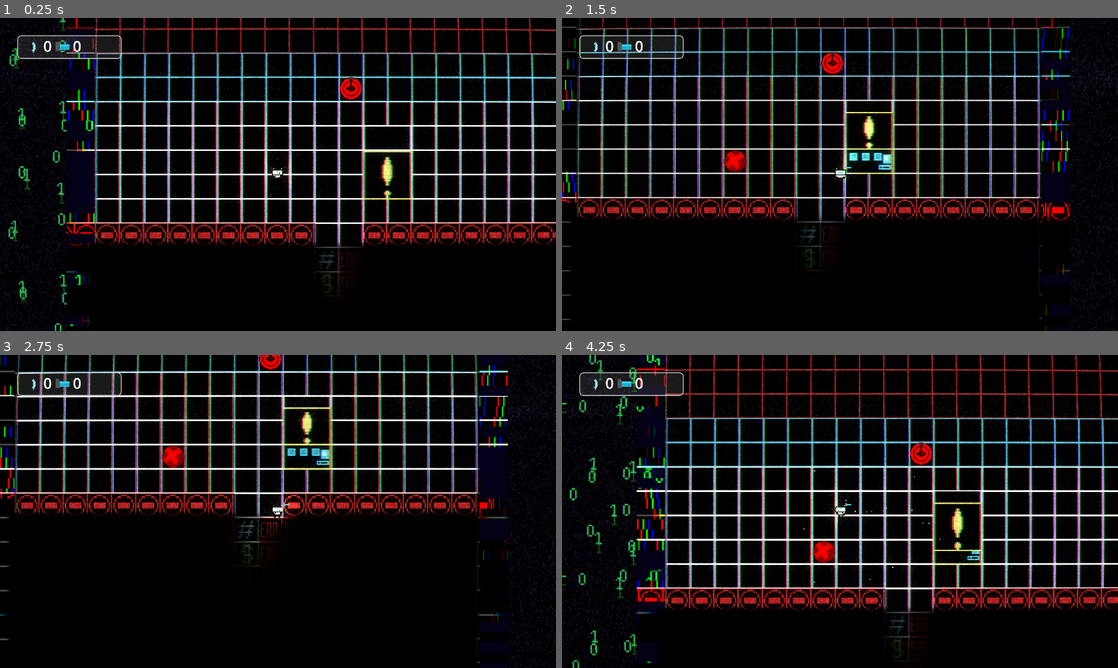
Above: before the commit, frames 1-4 (two rows, left to right).
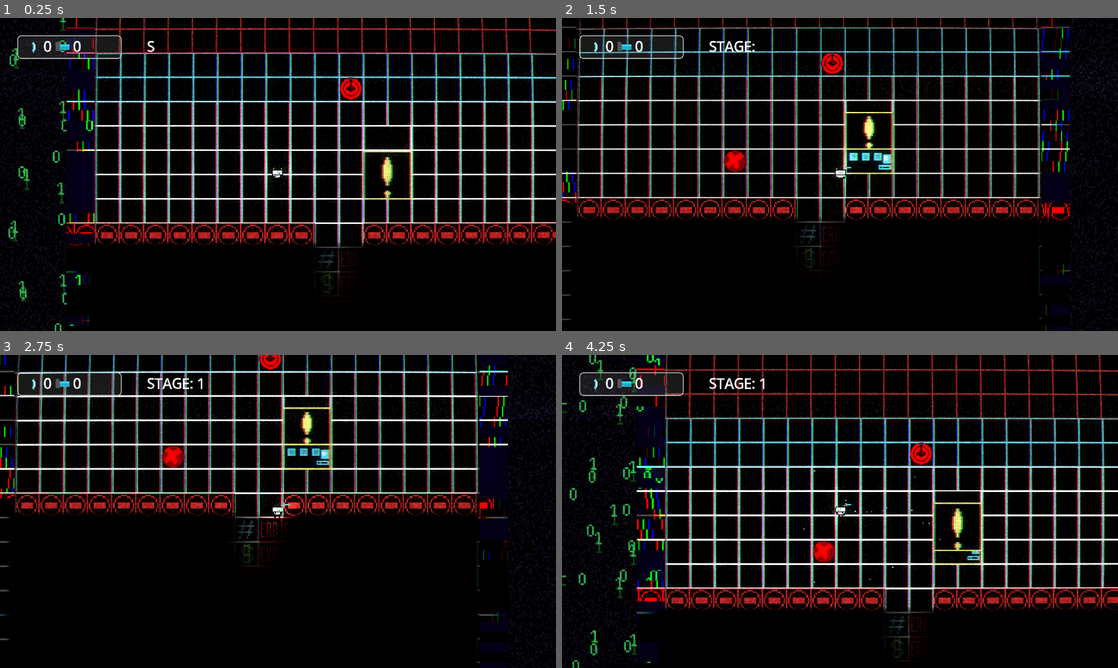
Above: after the commit, the same moments.

Repository: LexMalch/DebagerNew
Game: Godot game, scene res://scene/main/main.tscn
Two runs of this game, one before a commit and one after it. Both use one fixed random seed, a clock stepped at 60 frames per second and the inputs below.
Inputs (mouse positions are in pixels of both pictures, inside the frame that each line leads up to):
- Up to frame 1 (0.25 s): no input
- Up to frame 2 (1.5 s): move the mouse to (962, 158) at 0.52 s; hold D (right) 0.53-1.28 s; hold 3 (build_mode) 0.53-1.28 s; move the mouse to (728, 190) at 1.27 s; hold S (down) from 1.28 s (still down); tap 1 (dig_mode) at 1.35 s
- Up to frame 3 (2.75 s): move the mouse to (333, 442) at 2.02 s; release S (down) at 2.03 s; hold D (right) from 2.03 s (still down); tap E (interact) at 2.1 s
- Up to frame 4 (4.25 s): move the mouse to (812, 574) at 2.77 s; release D (right) at 2.78 s; hold W (up) 2.78-3.53 s; click (812, 574) at 2.85 s; move the mouse to (1006, 558) at 3.52 s; hold A (left) from 3.53 s (still down); hold Right mouse button (rmb) from 3.53 s (still down)

The runs differ from the first frame. In frame 1, 3.5% of the frame differs, in the area x 0-100%, y 0-100%; in frame 2, 2.8%; in frame 3, 2.7%; in frame 4, 4.2%.

Commit message:
sdfgsdfg

Diff:
--- a/globals.gd
+++ b/globals.gd
@@ -5,6 +5,7 @@
 var busy_plase = []
 var turret_damage= 1
 var digging_speed = 1
+var stage = 0
 
 func restart_game():
 	dollors = 0
@@ -13,3 +14,4 @@
 	turret_damage= 1
 	busy_plase = []
 	digging_speed = 1
+	stage = 0
--- a/scene/feeler/feeler.tscn
+++ b/scene/feeler/feeler.tscn
@@ -97,19 +97,13 @@
 }]
 
 [sub_resource type="RectangleShape2D" id="RectangleShape2D_sia5j"]
-size = Vector2(16, 16)
-
-[sub_resource type="RectangleShape2D" id="RectangleShape2D_tl24g"]
-size = Vector2(32, 32)
+size = Vector2(16, 17)
 
 [sub_resource type="RectangleShape2D" id="RectangleShape2D_p5h41"]
 
-[sub_resource type="CircleShape2D" id="CircleShape2D_b1ju3"]
-radius = 96.0052
-
-[node name="Feeler" type="StaticBody2D" groups=["ally"]]
+[node name="Feeler" type="StaticBody2D" groups=["ally", "feeler"]]
 collision_layer = 2
-collision_mask = 0
+collision_mask = 2
 script = ExtResource("1_p5h41")
 
 [node name="Sprite" type="AnimatedSprite2D" parent="."]
@@ -122,17 +116,11 @@
 texture = ExtResource("22_tl24g")
 
 [node name="Build_collision" type="CollisionShape2D" parent="."]
+position = Vector2(0, -0.5)
 shape = SubResource("RectangleShape2D_sia5j")
 
-[node name="Placement_area" type="Area2D" parent="."]
-position = Vector2(0, -8)
-
-[node name="CollisionShape2D" type="CollisionShape2D" parent="Placement_area"]
-position = Vector2(0, 8)
-shape = SubResource("RectangleShape2D_tl24g")
-debug_color = Color(0.258424, 0.634363, 0, 0.42)
-
 [node name="Feeler_area" type="Area2D" parent="."]
+visible = false
 position = Vector2(0, -8)
 
 [node name="CollisionShape2D" type="CollisionShape2D" parent="Feeler_area"]
@@ -140,13 +128,5 @@
 scale = Vector2(1.48, 1.48)
 shape = SubResource("RectangleShape2D_p5h41")
 
-[node name="Connection_area" type="Area2D" parent="."]
-position = Vector2(0, -8)
-collision_layer = 0
-
-[node name="CollisionShape2D" type="CollisionShape2D" parent="Connection_area"]
-position = Vector2(0, 8)
-shape = SubResource("CircleShape2D_b1ju3")
-
 [connection signal="body_entered" from="Feeler_area" to="." method="_on_feeler_area_body_entered"]
 [connection signal="body_exited" from="Feeler_area" to="." method="_on_feeler_area_body_exited"]
--- a/scene/main/cave.gd
+++ b/scene/main/cave.gd
@@ -1,20 +1,28 @@
 extends TileMapLayer
 var damaged_tiles = {}
 var coins_scene = load("res://scene/coins/coins.tscn")
-signal popa
+
 
 func feeler_placed(coords):
 	var place = local_to_map(to_local(coords))
 	for i in range(1,5):
-		%floor.set_cell(place+Vector2i(0,-i), 0,Vector2i(1,0),0)
-		%floor.set_cell(place+Vector2i(0,+i), 0,Vector2i(1,0),0)
-		%floor.set_cell(place+Vector2i(i,0), 0,Vector2i(1,0),0)
-		%floor.set_cell(place+Vector2i(-i,0), 0,Vector2i(1,0),0)
+		if %floor.get_cell_atlas_coords(place+Vector2i(0,-i)) == Vector2i(1,1):
+			%floor.set_cell(place+Vector2i(0,-i), 0,Vector2i(1,0),0)
+		if %floor.get_cell_atlas_coords(place+Vector2i(0,+i)) == Vector2i(1,1):
+			%floor.set_cell(place+Vector2i(0,+i), 0,Vector2i(1,0),0)
+		if %floor.get_cell_atlas_coords(place+Vector2i(i,0)) == Vector2i(1,1):
+			%floor.set_cell(place+Vector2i(i,0), 0,Vector2i(1,0),0)
+		if %floor.get_cell_atlas_coords(place+Vector2i(-i,0)) == Vector2i(1,1):
+			%floor.set_cell(place+Vector2i(-i,0), 0,Vector2i(1,0),0)
 		await get_tree().create_timer(0.1).timeout
-	%floor.set_cell(place+Vector2i(1,1), 0,Vector2i(1,0),0)
-	%floor.set_cell(place+Vector2i(-1,-1), 0,Vector2i(1,0),0)
-	%floor.set_cell(place+Vector2i(-1,1), 0,Vector2i(1,0),0)
-	%floor.set_cell(place+Vector2i(1,-1), 0,Vector2i(1,0),0)
+	if %floor.get_cell_atlas_coords(place+Vector2i(1,1)) == Vector2i(1,1):
+		%floor.set_cell(place+Vector2i(1,1), 0,Vector2i(1,0),0)
+	if %floor.get_cell_atlas_coords(place+Vector2i(-1,-1)) == Vector2i(1,1):
+		%floor.set_cell(place+Vector2i(-1,-1), 0,Vector2i(1,0),0)
+	if %floor.get_cell_atlas_coords(place+Vector2i(-1,1)) == Vector2i(1,1):
+		%floor.set_cell(place+Vector2i(-1,1), 0,Vector2i(1,0),0)
+	if %floor.get_cell_atlas_coords(place+Vector2i(1,-1)) == Vector2i(1,1):
+		%floor.set_cell(place+Vector2i(1,-1), 0,Vector2i(1,0),0)
 
 
 
--- a/scene/main/main.tscn
+++ b/scene/main/main.tscn
@@ -1,11 +1,13 @@
-[gd_scene load_steps=35 format=4 uid="uid://b6nyv11ur5obw"]
+[gd_scene load_steps=42 format=4 uid="uid://b6nyv11ur5obw"]
 
 [ext_resource type="Shader" uid="uid://cgdvld361dd5t" path="res://scene/main/glitch.gdshader" id="1_si3g0"]
 [ext_resource type="Texture2D" uid="uid://b8g0t3osot2f" path="res://art/pics/tileset.png" id="2_siuy0"]
 [ext_resource type="Script" uid="uid://wq4x0hjane70" path="res://scene/main/cave.gd" id="3_siuy0"]
 [ext_resource type="AudioStream" uid="uid://u6afppednqju" path="res://sounds/explosion.wav" id="4_36wa8"]
 [ext_resource type="PackedScene" uid="uid://bhxix5rdtca7p" path="res://scene/player/player.tscn" id="4_b8g54"]
+[ext_resource type="Script" uid="uid://cqcgdh77lafmf" path="res://scene/main/wall.gd" id="4_ortbh"]
 [ext_resource type="PackedScene" uid="uid://b4prfxi5j7xur" path="res://scene/generator/generator.tscn" id="4_qtsyf"]
+[ext_resource type="Texture2D" uid="uid://cdfy2ppmqf4rc" path="res://art/pics/feelerbr.png" id="5_ruc3j"]
 [ext_resource type="Texture2D" uid="uid://dqpcj1awtuhy4" path="res://art/pics/Sprite-0005.png" id="7_b8g54"]
 [ext_resource type="PackedScene" uid="uid://cen4qa4twrnf8" path="res://scene/ui/control.tscn" id="7_n5o2v"]
 [ext_resource type="Texture2D" uid="uid://cl4p6eyl5u1hh" path="res://art/pics/0.png" id="8_onf7c"]
@@ -200,6 +202,96 @@
 shader_parameter/shake_block_size = 20.92
 shader_parameter/shake_color_rate = 0.215
 
+[sub_resource type="Gradient" id="Gradient_cust8"]
+colors = PackedColorArray(0.92549, 0.901961, 0.0156863, 1, 1, 1, 1, 0)
+
+[sub_resource type="GradientTexture1D" id="GradientTexture1D_mm1ql"]
+gradient = SubResource("Gradient_cust8")
+
+[sub_resource type="ParticleProcessMaterial" id="ParticleProcessMaterial_q2oic"]
+particle_flag_disable_z = true
+emission_shape = 3
+emission_box_extents = Vector3(2.685, 2.185, 1)
+angle_min = 1.07288e-05
+angle_max = 289.7
+inherit_velocity_ratio = 0.048
+velocity_pivot = Vector3(5.77, 5.095, 0)
+direction = Vector3(3.175, 0, 0)
+spread = 179.459
+initial_velocity_min = 103.44
+initial_velocity_max = 103.44
+gravity = Vector3(0, 40, 0)
+linear_accel_min = -2.23517e-06
+linear_accel_max = 68.97
+color_ramp = SubResource("GradientTexture1D_mm1ql")
+
+[sub_resource type="Shader" id="Shader_ruc3j"]
+code = "/*
+	Glitch Effect Shader by Yui Kinomoto @arlez80
+
+	MIT License
+*/
+
+shader_type canvas_item;
+
+// 振動の強さ
+uniform float shake_power = 0.03;
+// 振動率
+uniform float shake_rate : hint_range( 0.0, 1.0 ) = 0.2;
+// 振動速度
+uniform float shake_speed = 5.0;
+// 振動ブロックサイズ
+uniform float shake_block_size = 30.5;
+// 色の分離率
+uniform float shake_color_rate : hint_range( 0.0, 1.0 ) = 0.01;
+// スクリーン
+uniform sampler2D screen_texture : hint_screen_texture;
+
+float random( float seed )
+{
+	return fract( 543.2543 * sin( dot( vec2( seed, seed ), vec2( 3525.46, -54.3415 ) ) ) );
+}
+
+void fragment( )
+{
+	float enable_shift = float(
+		random( trunc( TIME * shake_speed ) )
+	<	shake_rate
+	);
+
+	vec2 fixed_uv = SCREEN_UV;
+	fixed_uv.x += (
+		random(
+			( trunc( SCREEN_UV.y * shake_block_size ) / shake_block_size )
+		+	TIME
+		) - 0.5
+	) * shake_power * enable_shift;
+
+	vec4 pixel_color = textureLod( screen_texture, fixed_uv, 0.0 );
+	pixel_color.r = mix(
+		pixel_color.r
+	,	textureLod( screen_texture, fixed_uv + vec2( shake_color_rate, 0.0 ), 0.0 ).r
+	,	enable_shift
+	);
+	pixel_color.b = mix(
+		pixel_color.b
+	,	textureLod( screen_texture, fixed_uv + vec2( -shake_color_rate, 0.0 ), 0.0 ).b
+	,	enable_shift
+	);
+	COLOR = pixel_color;
+}
+
+
+"
+
+[sub_resource type="ShaderMaterial" id="ShaderMaterial_ortbh"]
+shader = SubResource("Shader_ruc3j")
+shader_parameter/shake_power = 0.01
+shader_parameter/shake_rate = 0.112
+shader_parameter/shake_speed = 2.0
+shader_parameter/shake_block_size = 30.5
+shader_parameter/shake_color_rate = 0.01
+
 [sub_resource type="Gradient" id="Gradient_si3g0"]
 offsets = PackedFloat32Array(0.0123967, 0.260331, 1)
 colors = PackedColorArray(0.336608, 0.336608, 0.336608, 1, 0.881937, 0.881937, 0.881937, 1, 1, 1, 1, 1)
@@ -323,9 +415,11 @@
 process_material = SubResource("ParticleProcessMaterial_36wa8")
 
 [node name="Wall" type="TileMapLayer" parent="."]
-position = Vector2(17, -336)
+unique_name_in_owner = true
+position = Vector2(16, -336)
 tile_map_data = PackedByteArray("AAAAAP//AAADAAEAAAABAP//AAADAAEAAAACAP//AAADAAEAAAADAP//AAADAAEAAAAEAP//AAADAAEAAAAFAP …(224 unchanged characters)…
 tile_set = SubResource("TileSet_efxa6")
+script = ExtResource("4_ortbh")
 
 [node name="Glich" type="ColorRect" parent="Wall"]
 z_index = 1000
@@ -340,15 +434,44 @@
 position = Vector2(46, 17)
 script = ExtResource("11_36wa8")
 
-[node name="Polygon2D" type="Polygon2D" parent="Wall/Spawner"]
-polygon = PackedVector2Array(-1, -10, -9, 5, 12, 7)
-
 [node name="DirTimer" type="Timer" parent="Wall/Spawner"]
 autostart = true
 
 [node name="SpawnTimer" type="Timer" parent="Wall/Spawner"]
-wait_time = 2.914
+wait_time = 30.0
 autostart = true
+
+[node name="Broken_feeler" type="Node2D" parent="Wall"]
+position = Vector2(300, 14)
+
+[node name="Sprite2D" type="Sprite2D" parent="Wall/Broken_feeler"]
+modulate = Color(0.486458, 0.193556, 0.350862, 1)
+position = Vector2(2, -6)
+texture = ExtResource("5_ruc3j")
+
+[node name="GPUParticles2D" type="GPUParticles2D" parent="Wall/Broken_feeler"]
+position = Vector2(2, -10)
+amount = 12
+amount_ratio = 0.7143
+lifetime = 0.89
+speed_scale = 0.5
+explosiveness = 0.49
+randomness = 0.32
+process_material = SubResource("ParticleProcessMaterial_q2oic")
+
+[node name="Glich" type="ColorRect" parent="Wall/Broken_feeler"]
+z_index = 1000
+material = SubResource("ShaderMaterial_ortbh")
+offset_left = -7.0
+offset_top = -18.0
+offset_right = 11.0
+offset_bottom = 10.0
+scale = Vector2(1, 0.998413)
+
+[node name="RayCast2D" type="RayCast2D" parent="Wall/Broken_feeler"]
+position = Vector2(-7, -9)
+target_position = Vector2(10, 10)
+collision_mask = 3
 
 [node name="Player" parent="." instance=ExtResource("4_b8g54")]
 unique_name_in_owner = true
@@ -413,18 +536,19 @@
 scale = Vector2(4, 4)
 texture = ExtResource("8_onf7c")
 
-[node name="PointLight2D" type="PointLight2D" parent="."]
+[node name="CaveLight" type="PointLight2D" parent="."]
 position = Vector2(315.75, 653.5)
 scale = Vector2(9.69531, 15.1406)
 blend_mode = 1
 texture = SubResource("GradientTexture2D_pidc3")
 
-[node name="ColorRect" type="ColorRect" parent="."]
+[node name="TvEffect" type="ColorRect" parent="."]
 material = SubResource("ShaderMaterial_n5o2v")
-offset_left = -704.0
-offset_top = -1350.0
-offset_right = 1441.0
-offset_bottom = 1558.0
+offset_left = -680.0
+offset_top = -1348.0
+offset_right = 1465.0
+offset_bottom = 1560.0
+metadata/_edit_lock_ = true
 
 [node name="BuildingSystem" parent="." instance=ExtResource("13_n5o2v")]
 unique_name_in_owner = true
@@ -432,5 +556,8 @@
 [node name="Turret" parent="." instance=ExtResource("11_snrr3")]
 position = Vector2(352, -33)
 
+[connection signal="type" from="Wall" to="Player/CanvasLayer/Control/HBoxContainer/MarginContainer2/Label" method="_on_wall_type"]
 [connection signal="timeout" from="Wall/Spawner/DirTimer" to="Wall/Spawner" method="_on_timer_timeout"]
 [connection signal="timeout" from="Wall/Spawner/SpawnTimer" to="Wall/Spawner" method="_on_spawn_timer_timeout"]
+
+[editable path="Player/CanvasLayer/Control"]
--- /dev/null
+++ b/scene/main/wall.gd
@@ -0,0 +1,7 @@
+extends TileMapLayer
+signal type()
+func _physics_process(delta: float) -> void:
+	if $Broken_feeler/RayCast2D.is_colliding() and $Broken_feeler/RayCast2D.get_collider().is_in_group("feeler") :
+		position.y-=32*6
+		Globals.stage+=1
+		emit_signal("type")
--- a/scene/ui/control.gd
+++ b/scene/ui/control.gd
@@ -1,4 +1,4 @@
 extends Control
 func _physics_process(delta: float) -> void:
-	$MarginContainer/PanelContainer/MarginContainer/HBoxContainer/dollors.text = str(Globals.dollors)
-	$MarginContainer/PanelContainer/MarginContainer/HBoxContainer/reshetkas.text = str(Globals.reshetkas)
+	$HBoxContainer/MarginContainer/PanelContainer/MarginContainer/HBoxContainer/dollors.text = str(Globals.dollors)
+	$HBoxContainer/MarginContainer/PanelContainer/MarginContainer/HBoxContainer/reshetkas.text = str(Globals.reshetkas)
--- a/scene/ui/control.tscn
+++ b/scene/ui/control.tscn
@@ -1,8 +1,9 @@
-[gd_scene load_steps=5 format=3 uid="uid://cen4qa4twrnf8"]
+[gd_scene load_steps=6 format=3 uid="uid://cen4qa4twrnf8"]
 
 [ext_resource type="Texture2D" uid="uid://mjs5a7ibwmeq" path="res://scene/laser/sprite/laser_touch1.png" id="1_lobh0"]
 [ext_resource type="Script" uid="uid://c6ieu61ykp15k" path="res://scene/ui/control.gd" id="1_opgnf"]
 [ext_resource type="Texture2D" uid="uid://oy85gqnrft7a" path="res://scene/laser/sprite/laser_use1.png" id="2_opgnf"]
+[ext_resource type="Script" uid="uid://cokp72bhxahw6" path="res://scene/ui/label.gd" id="4_8a5jq"]
 
 [sub_resource type="StyleBoxFlat" id="StyleBoxFlat_8a5jq"]
 bg_color = Color(0.6, 0.6, 0.6, 0.164706)
@@ -26,41 +27,62 @@
 scale = Vector2(2, 2)
 script = ExtResource("1_opgnf")
 
-[node name="MarginContainer" type="MarginContainer" parent="."]
+[node name="HBoxContainer" type="HBoxContainer" parent="."]
 layout_mode = 0
 offset_right = 40.0
 offset_bottom = 40.0
+
+[node name="MarginContainer" type="MarginContainer" parent="HBoxContainer"]
+layout_mode = 2
 theme_override_constants/margin_left = 20
 theme_override_constants/margin_top = 20
 theme_override_constants/margin_right = 5
 theme_override_constants/margin_bottom = 5
 
-[node name="PanelContainer" type="PanelContainer" parent="MarginContainer"]
+[node name="PanelContainer" type="PanelContainer" parent="HBoxContainer/MarginContainer"]
 custom_minimum_size = Vector2(120, 25)
 layout_mode = 2
 theme_override_styles/panel = SubResource("StyleBoxFlat_8a5jq")
 
-[node name="MarginContainer" type="MarginContainer" parent="MarginContainer/PanelContainer"]
+[node name="MarginContainer" type="MarginContainer" parent="HBoxContainer/MarginContainer/PanelContainer"]
 layout_mode = 2
 
-[node name="HBoxContainer" type="HBoxContainer" parent="MarginContainer/PanelContainer/MarginContainer"]
+[node name="HBoxContainer" type="HBoxContainer" parent="HBoxContainer/MarginContainer/PanelContainer/MarginContainer"]
 custom_minimum_size = Vector2(100, 25)
 layout_mode = 2
 size_flags_horizontal = 4
 size_flags_vertical = 4
 
-[node name="TextureRect" type="TextureRect" parent="MarginContainer/PanelContainer/MarginContainer/HBoxContainer"]
+[node name="TextureRect" type="TextureRect" parent="HBoxContainer/MarginContainer/PanelContainer/MarginContainer/HBoxContainer"]
 layout_mode = 2
 texture = ExtResource("1_lobh0")
 
-[node name="dollors" type="Label" parent="MarginContainer/PanelContainer/MarginContainer/HBoxContainer"]
+[node name="dollors" type="Label" parent="HBoxContainer/MarginContainer/PanelContainer/MarginContainer/HBoxContainer"]
 layout_mode = 2
 text = "1"
 
-[node name="TextureRect2" type="TextureRect" parent="MarginContainer/PanelContainer/MarginContainer/HBoxContainer"]
+[node name="TextureRect2" type="TextureRect" parent="HBoxContainer/MarginContainer/PanelContainer/MarginContainer/HBoxContainer"]
 layout_mode = 2
 texture = ExtResource("2_opgnf")
 
-[node name="reshetkas" type="Label" parent="MarginContainer/PanelContainer/MarginContainer/HBoxContainer"]
+[node name="reshetkas" type="Label" parent="HBoxContainer/MarginContainer/PanelContainer/MarginContainer/HBoxContainer"]
 layout_mode = 2
 text = "2"
+
+[node name="MarginContainer2" type="MarginContainer" parent="HBoxContainer"]
+layout_mode = 2
+theme_override_constants/margin_left = 20
+theme_override_constants/margin_top = 20
+theme_override_constants/margin_right = 5
+theme_override_constants/margin_bottom = 5
+
+[node name="Label" type="Label" parent="HBoxContainer/MarginContainer2"]
+visible = false
+layout_mode = 2
+text = "Stage 1"
+script = ExtResource("4_8a5jq")
+
+[node name="TypeTimer" type="Timer" parent="HBoxContainer/MarginContainer2/Label"]
+wait_time = 0.1
+
+[connection signal="timeout" from="HBoxContainer/MarginContainer2/Label/TypeTimer" to="HBoxContainer/MarginContainer2/Label" method="_on_type_timer_timeout"]
--- /dev/null
+++ b/scene/ui/label.gd
@@ -0,0 +1,31 @@
+extends Label
+
+var full_text = "STAGE: 1"
+var current_char = 0
+var typing_speed = 0.2  # Задержка между символами (в секундах)
+
+func _ready():
+	#%Wall.type.connect(_on_wall_type)
+	$TypeTimer.wait_time = typing_speed
+	$TypeTimer.timeout.connect(_on_type_timer_timeout)
+	start_typing()
+
+func start_typing():
+	show()
+	text = ""  # Очищаем текст
+	current_char = 0
+	$TypeTimer.start()
+
+func _on_type_timer_timeout():
+	if current_char < full_text.length():
+		text += full_text[current_char]
+		current_char += 1
+	else:
+		$TypeTimer.stop()  # Останавливаем, когда весь текст напечатан
+		await get_tree().create_timer(10).timeout
+		hide()
+
+
+
+func _on_wall_type() -> void:
+	start_typing()
Binary file added: art/pics/feelerbr.png
Not shown, added: art/pics/feelerbr.png.import
Not shown: 1 places in scene/feeler/feeler.tscn that only renumber resources
Empty file added: scene/main/area_2d.gd
Not shown, added: scene/main/area_2d.gd.uid
Not shown, added: scene/main/wall.gd.uid
Not shown, added: scene/ui/label.gd.uid
